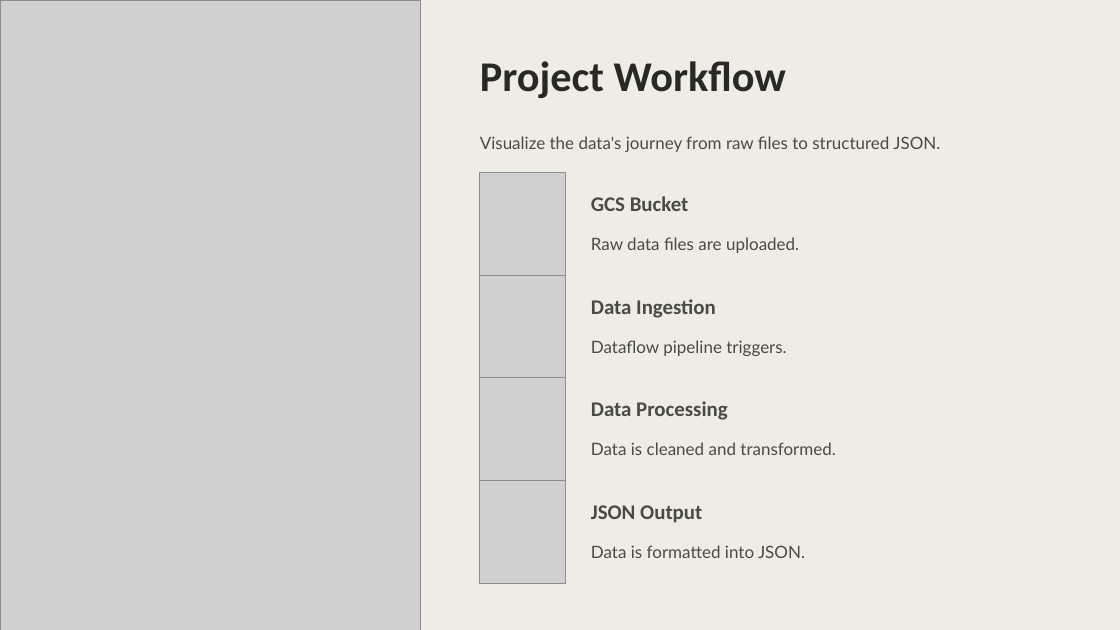
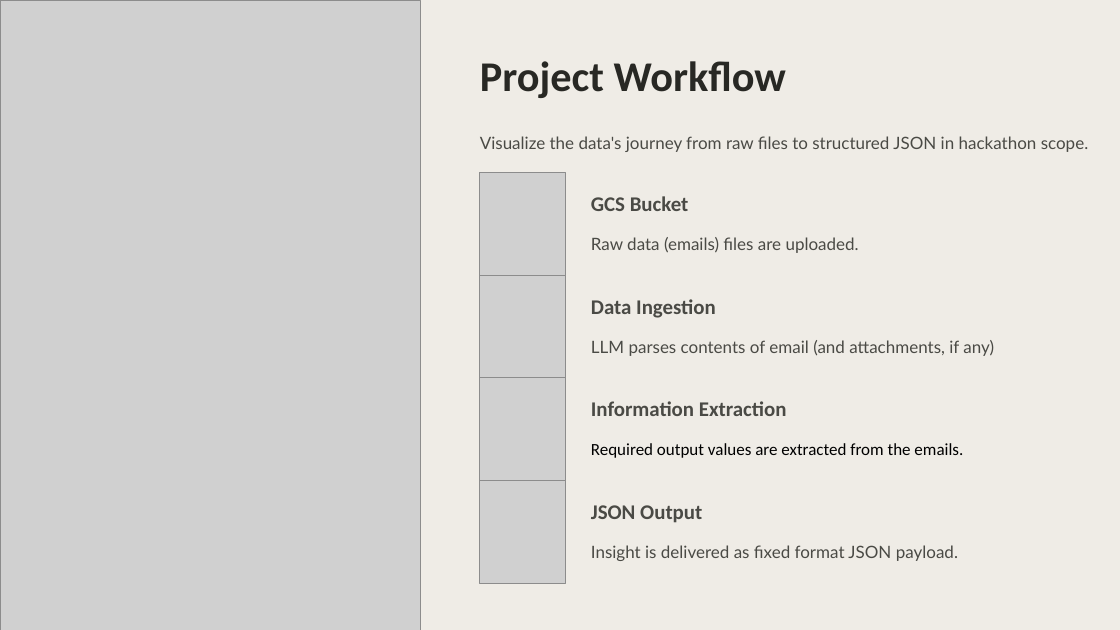
Before and after one commit to ewfx/gaied-mail-chimpanzee, a slide deck: slide 2 of artifacts/demo/Data-Pipeline-GCS-to-JSON.pptx. Drawn at 1120x630 pixels with LibreOffice and Linux fonts; fonts in the diff are those of the drawing; grey boxes stand for pictures; background and template pictures are left out. Boxes give left, top, right and bottom in pixels: in the first picture for what was removed or moved away, otherwise in the second. Text is boxed around its words. In the diff, an @@ line names an element or a change of style, - is before the commit and + after.

```diff
--- a/artifacts/demo/Data-Pipeline-GCS-to-JSON.pptx
+++ b/artifacts/demo/Data-Pipeline-GCS-to-JSON.pptx
@@ text at <box>480,136,1089,152</box>: text changed @@
-Visualize the data's journey from raw files to structured JSON.
+Visualize the data's journey from raw files to structured JSON in hackathon scope.
@@ text at <box>591,237,859,253</box>: text changed @@
-Raw data files are uploaded.
+Raw data (emails) files are uploaded.
@@ text at <box>591,340,994,356</box>: text changed @@
-Dataflow pipeline triggers.
+LLM parses contents of email (and attachments, if any)
@@ text at <box>591,401,787,416</box>: text changed @@
-Data Processing
+Information Extraction
@@ text at <box>591,443,963,458</box>: text changed; font Lato to Calibri; text colour #4A4A45 to #000000 @@
-Data is cleaned and transformed.
+Required output values are extracted from the emails.
@@ text at <box>591,545,958,561</box>: text changed @@
-Data is formatted into JSON.
+Insight is delivered as fixed format JSON payload.
```
Also in this commit, not shown: 1 other slide changed, 1 slide added.
